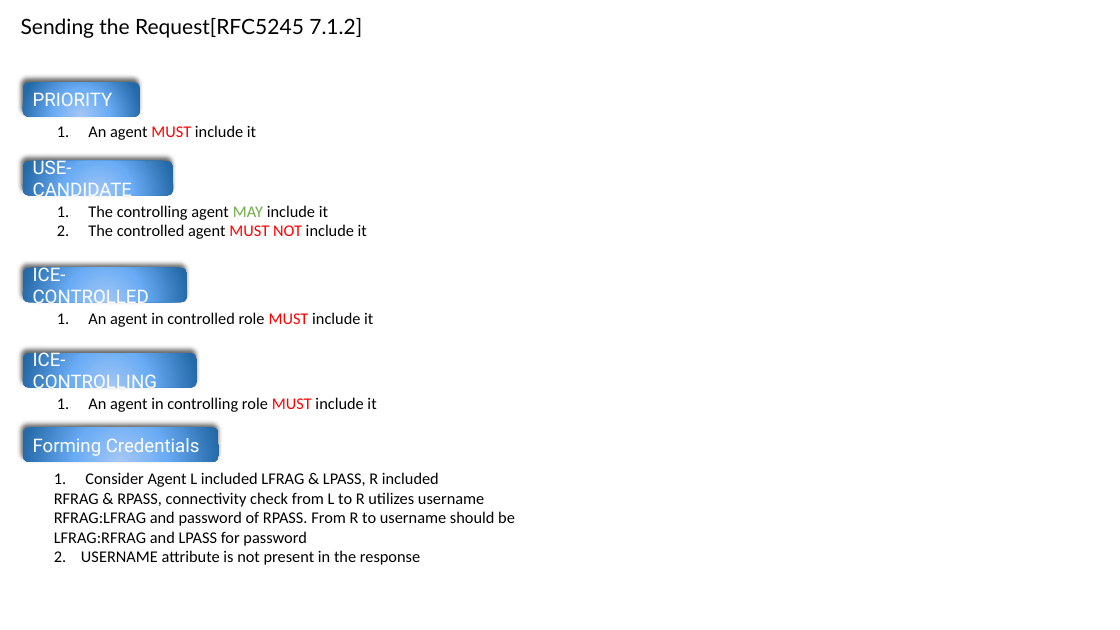
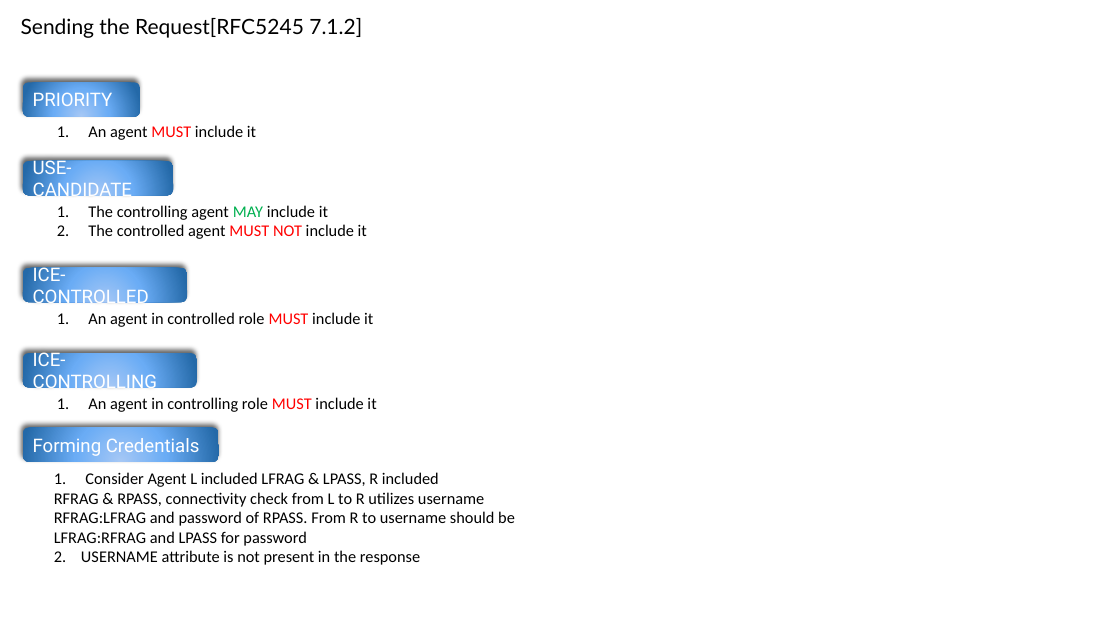
Before and after one commit to httpmail/ice, a slide deck: slide 12 of docs.pptx. Drawn at 1120x630 pixels with LibreOffice and Linux fonts; fonts in the diff are those of the drawing. Boxes give left, top, right and bottom in pixels: in the first picture for what was removed or moved away, otherwise in the second. Text is boxed around its words. In the diff, an @@ line names an element or a change of style, - is before the commit and + after.

```diff
--- a/docs.pptx
+++ b/docs.pptx
@@ text at [88, 205, 328, 220]: text colour #70AD47 to #00B050 in "MAY" @@
```
Also in this commit, not shown: 1 other slide changed, 7 slides added, 6 slides removed, 34 other files.
